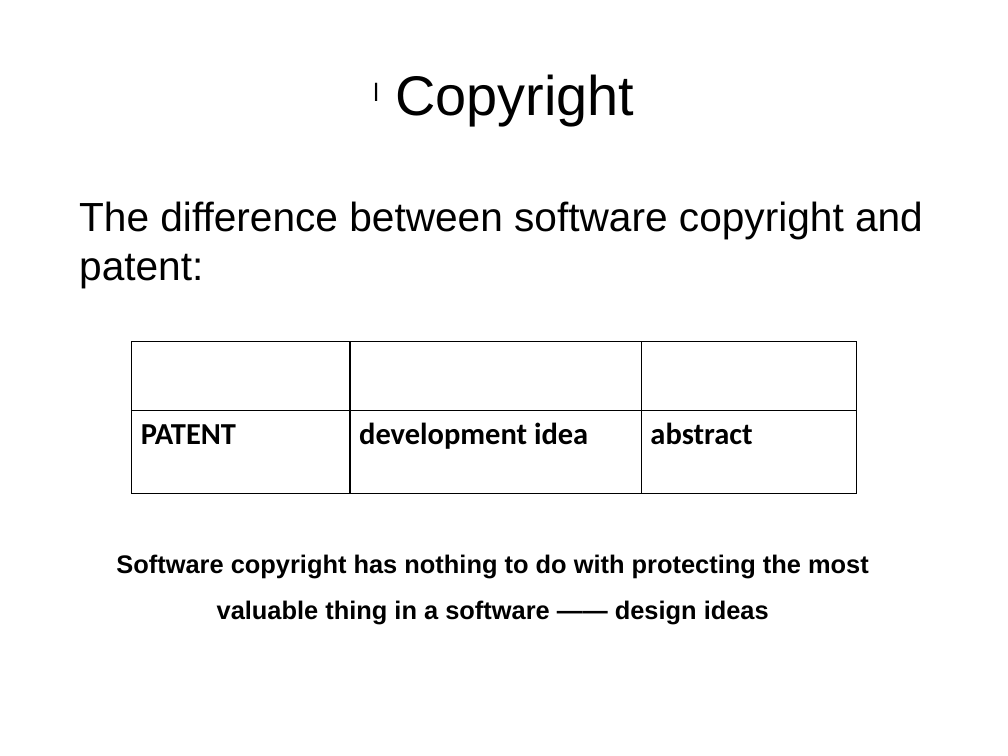
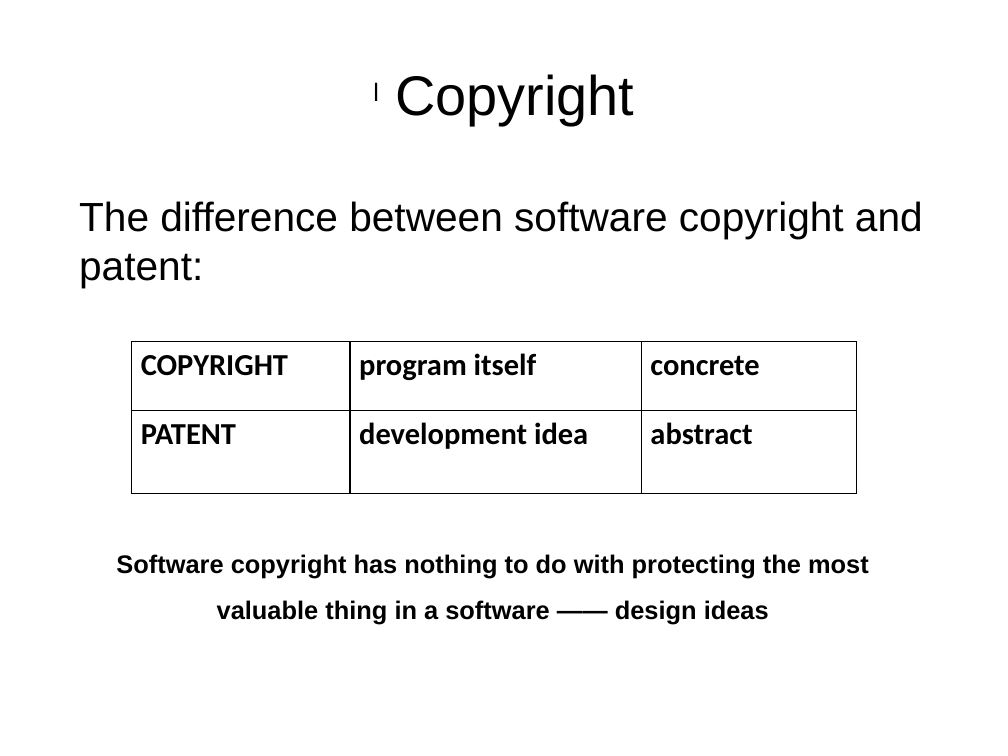
Before and after one commit to Matzkee/TeamProject, a slide deck: slide 10 of Documents/Team G - Intellectual Property in Software.pptx. Drawn at 1008x756 pixels with LibreOffice and Linux fonts; fonts in the diff are those of the drawing; background and template pictures are left out. Boxes give left, top, right and bottom in pixels: in the first picture for what was removed or moved away, otherwise in the second. Text is boxed around its words. In the diff, an @@ line names an element or a change of style, - is before the commit and + after.

Commit message:
asdgag

```diff
--- a/Documents/Team G - Intellectual Property in Software.pptx
+++ b/Documents/Team G - Intellectual Property in Software.pptx
@@ table at bbox=[132, 342, 858, 493] @@
@@ text colour #FFFFFF to #000000 in "COPYRIGHT", "program itself", "concrete" @@
```
